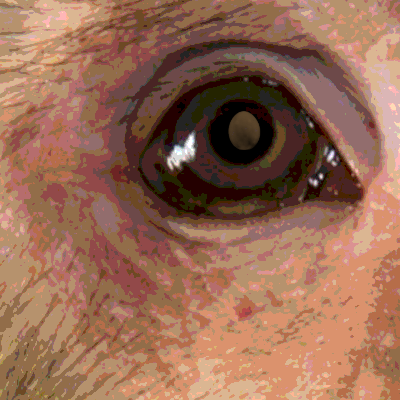
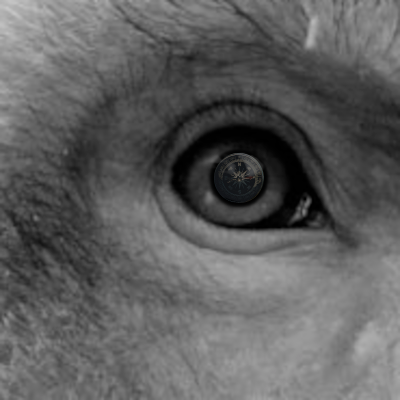
Two versions of the same layered image (400 × 400). Layer-by-layer changes:
added layer "light" (35%) above "compass" over [202, 152, 266, 178]
added layer "compass" (49%) above "border" over [214, 153, 264, 203]
added layer "border" above "Background copy" over [205, 144, 273, 212]
renamed "egg" to "Background copy", opacity 38% → 100%, painted on it over [0, 0, 400, 400]
removed layer "monkey face" over [0, 0, 400, 400]
